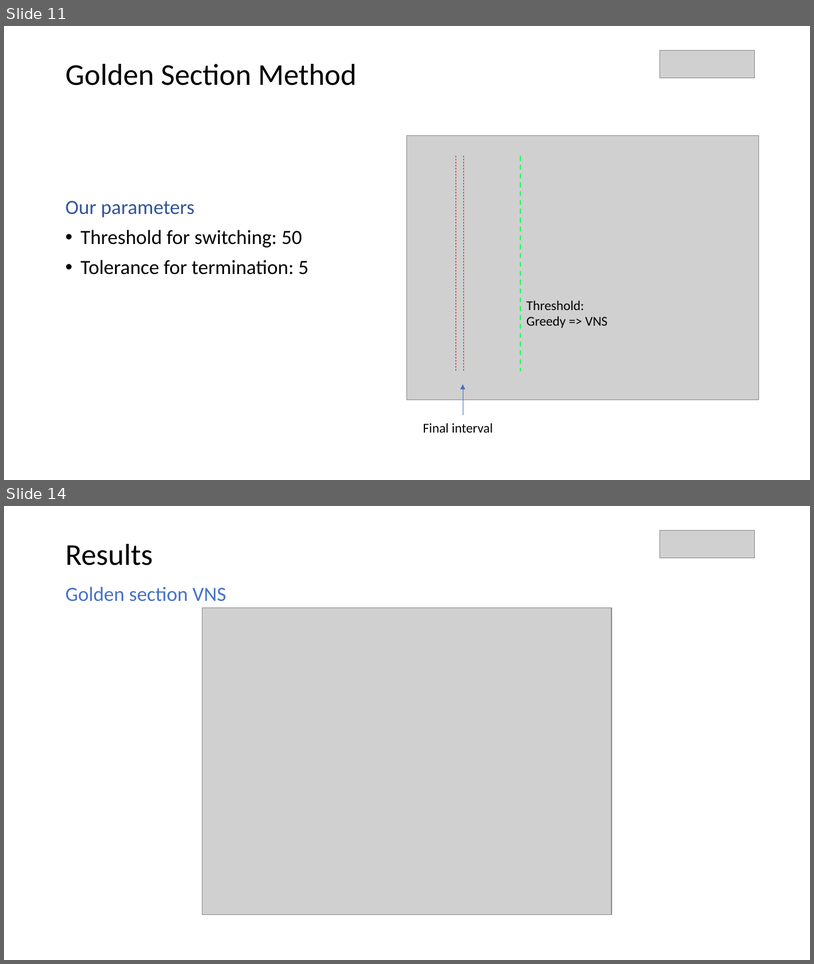
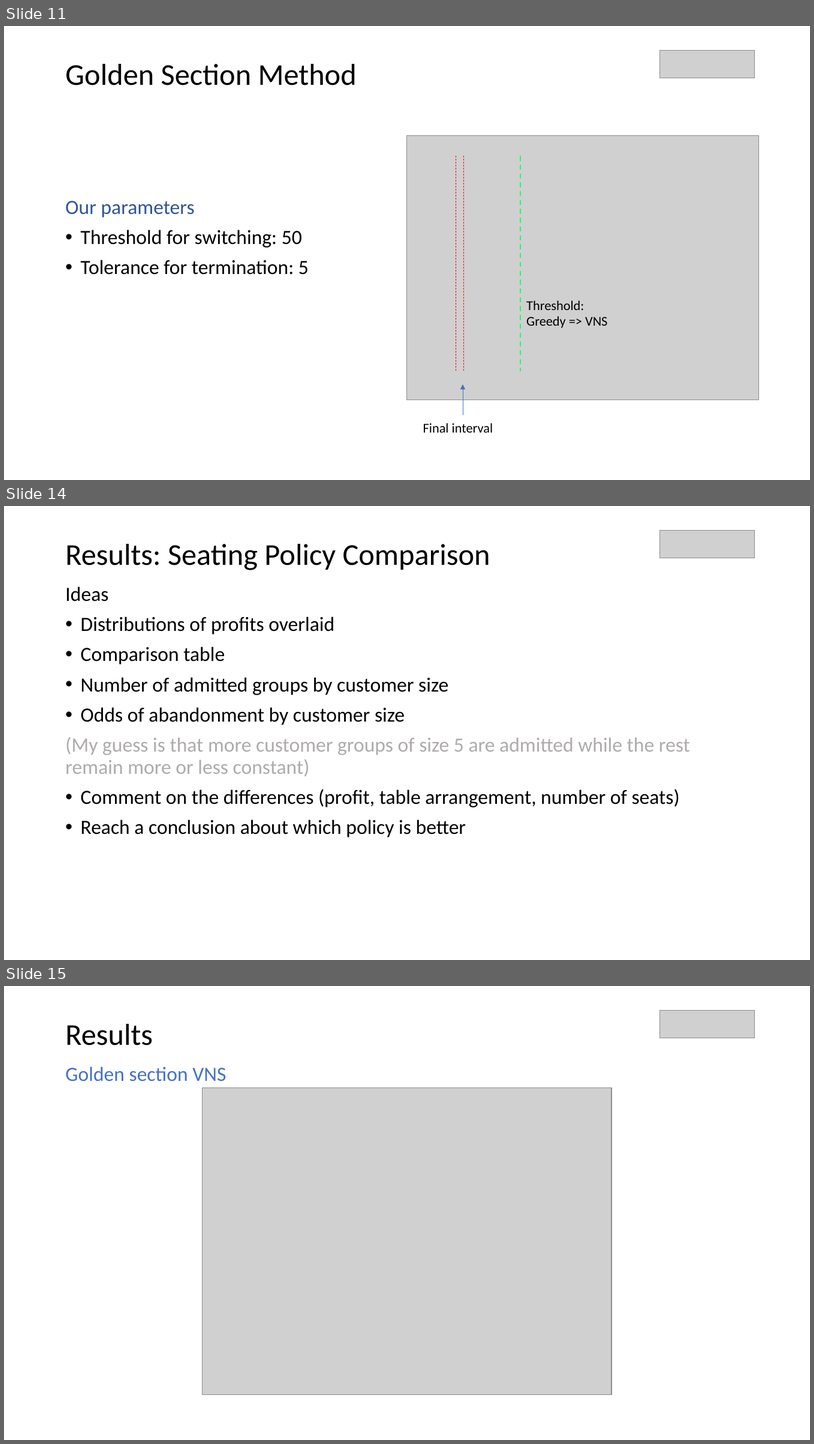
Before and after one commit to parkjan4/OptSim, a slide deck: Presentation.pptx. Shown one above the other, each under a label of ours: slides 11 and 14 before the commit, slides 11, 14 and 15 after it; the slides between them are not shown. The pictures are 814x964 and 814x1444 pixels, drawn with LibreOffice and Linux fonts; fonts in the diff are those of the drawing; grey boxes stand for pictures. Boxes give left, top, right and bottom in pixels: in the first picture for what was removed or moved away, otherwise in the second. Text is boxed around its words. In the diff, an @@ line names an element or a change of style, - is before the commit and + after.

Commit message:
some results

```diff
--- a/Presentation.pptx
+++ b/Presentation.pptx
@@ slide 14 added at (4,506,810,960), background #FFFFFF @@
@@ picture added at (660,530,755,558) @@
@@ text added at (65,544,491,570), 36 pt, text #000000 @@
+Results: Seating Policy Comparison
@@ text added at (65,586,690,837), 24 pt, text #000000 @@
+Ideas
+• Distributions of profits overlaid
+• Comparison table
+• Number of admitted groups by customer size
+• Odds of abandonment by customer size
+(My guess is that more customer groups of size 5 are admitted while the rest remain more or less constant)
+• Comment on the differences (profit, table arrangement, number of seats)
+• Reach a conclusion about which policy is better
@@ what was slide 14 is now slide 15 @@
```
Also in this commit, not shown: 2 slides changed, 12 other files.
